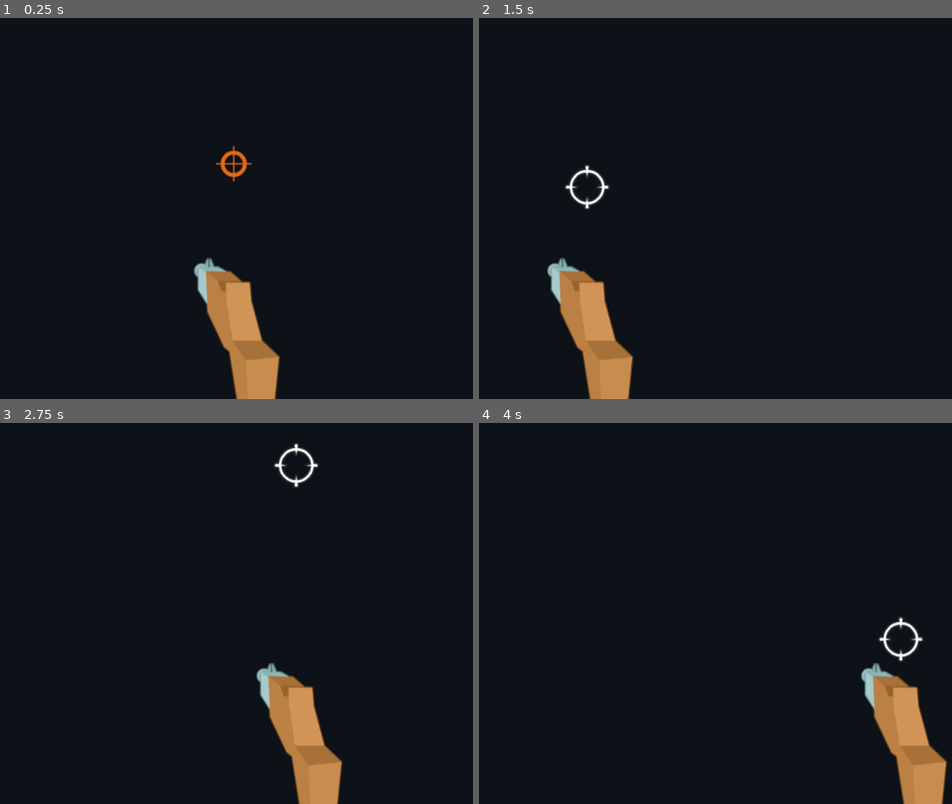
Above: before the commit, frames 1-4 (two rows, left to right).
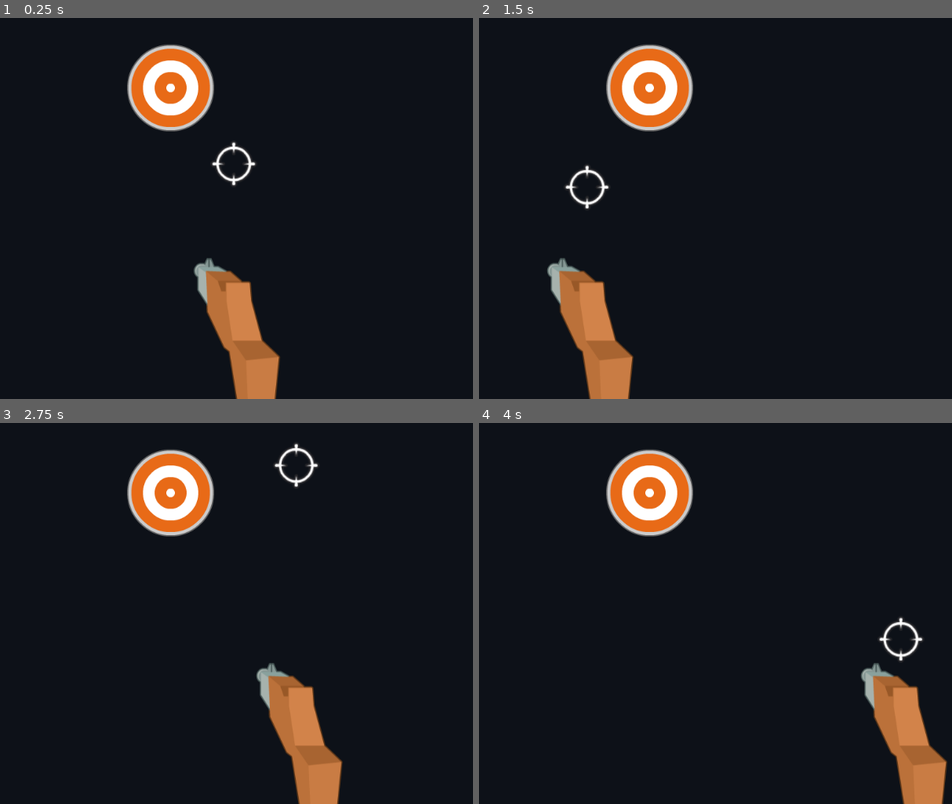
Above: after the commit, the same moments.

Repository: Danman9800/didactic-waddle
Game: Godot game, scene res://world.tscn
Two runs of this game, one before a commit and one after it. Both use one fixed random seed, a clock stepped at 60 frames per second and the inputs below.
Inputs (mouse positions are in pixels of both pictures, inside the frame that each line leads up to):
- Up to frame 1 (0.25 s): no input
- Up to frame 2 (1.5 s): tap Enter at 0.5 s; move the mouse to (852, 139) at 0.52 s; click (852, 139) at 0.6 s; tap Space at 1.25 s; move the mouse to (587, 185) at 1.27 s; click (587, 185) at 1.35 s
- Up to frame 3 (2.75 s): tap Enter at 2 s; move the mouse to (297, 464) at 2.02 s; click (297, 464) at 2.1 s
- Up to frame 4 (4 s): tap Space at 2.75 s; move the mouse to (682, 663) at 2.77 s; click (682, 663) at 2.85 s; tap Enter at 3.5 s; move the mouse to (899, 640) at 3.52 s; click (899, 640) at 3.6 s

The runs differ from the first frame. In frame 1, 4.1% of the frame differs, in the area x 26-55%, y 6-75%; in frame 2, 3.5%; in frame 3, 3.5%; in frame 4, 3.5%.

Commit message:
Player can shoot now

Diff:
--- a/Entities/Player.gd
+++ b/Entities/Player.gd
@@ -3,13 +3,22 @@
 
 # Called when the node enters the scene tree for the first time.
 func _ready():
+	$Crosshair.animation = "Idle"
 	Input.mouse_mode = Input.MOUSE_MODE_HIDDEN
 
 func _process(_delta):
 	var mouse_pos := get_local_mouse_position()
 	$Crosshair.position = mouse_pos
 	$Rifle.position.x = lerp($Rifle.position.x, mouse_pos.x+5, 0.6)
+
+	var targets_in = $Crosshair/HitZone.get_overlapping_areas()
+
+
 	if Input.is_action_just_pressed("Shoot"):
 		$Crosshair.animation = "Shoot"
+		for target in targets_in:
+			if target.is_in_group("targets"):
+				print("Got'em")
+
 	elif Input.is_action_just_released("Shoot"):
 		$Crosshair.animation = "Idle"
--- a/Entities/Player.tscn
+++ b/Entities/Player.tscn
@@ -24,15 +24,26 @@
 "speed": 1.0
 }]
 
+[sub_resource type="CircleShape2D" id="CircleShape2D_koat7"]
+radius = 20.0127
+
 [node name="Player" type="Node2D"]
 script = ExtResource("1_knggv")
 
 [node name="Crosshair" type="AnimatedSprite2D" parent="."]
+top_level = true
 scale = Vector2(1.4, 1.4)
 sprite_frames = SubResource("SpriteFrames_77w0s")
 animation = &"Shoot"
 speed_scale = 0.5
 
+[node name="HitZone" type="Area2D" parent="Crosshair"]
+
+[node name="Shape" type="CollisionShape2D" parent="Crosshair/HitZone"]
+shape = SubResource("CircleShape2D_koat7")
+
 [node name="Rifle" type="Sprite2D" parent="."]
+modulate = Color(1, 0.886275, 0.854902, 1)
+top_level = true
 position = Vector2(509, 698)
 texture = ExtResource("3_rv1ha")
--- a/world.tscn
+++ b/world.tscn
@@ -1,9 +1,22 @@
-[gd_scene load_steps=2 format=3 uid="uid://b4o2th47ekp0r"]
+[gd_scene load_steps=4 format=3 uid="uid://b4o2th47ekp0r"]
 
 [ext_resource type="PackedScene" uid="uid://bl15d31rcpav4" path="res://Entities/Player.tscn" id="1_jy6l6"]
+[ext_resource type="Texture2D" uid="uid://cpha2o4837iux" path="res://Sprites/Objects/target_red3_outline.png" id="2_5kln4"]
+
+[sub_resource type="CircleShape2D" id="CircleShape2D_y02n5"]
+radius = 71.4493
 
 [node name="World" type="Node"]
 
 [node name="Main World" type="Node2D" parent="."]
 
+[node name="Area2D" type="Area2D" parent="Main World" groups=["targets"]]
+position = Vector2(409, 260)
+
+[node name="TargetRed3Outline" type="Sprite2D" parent="Main World/Area2D"]
+texture = ExtResource("2_5kln4")
+
+[node name="CollisionShape2D" type="CollisionShape2D" parent="Main World/Area2D"]
+shape = SubResource("CircleShape2D_y02n5")
+
 [node name="Player" parent="Main World" instance=ExtResource("1_jy6l6")]
Not shown: 1 places in Entities/Player.tscn that only renumber resources
